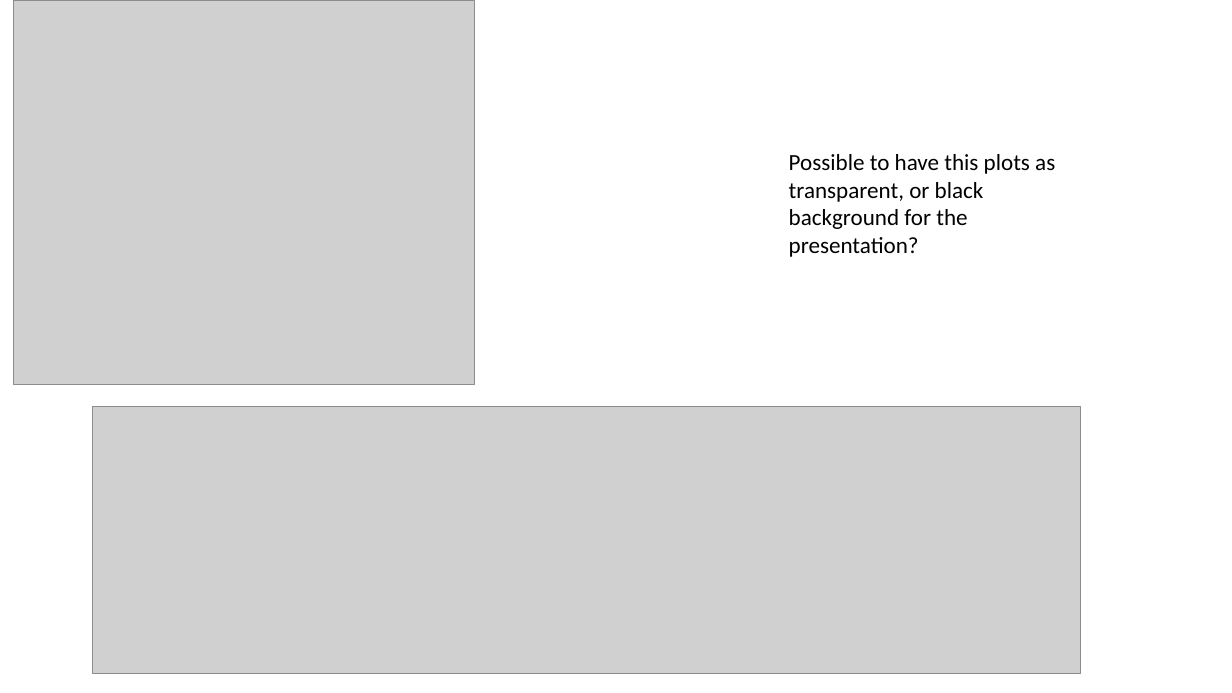
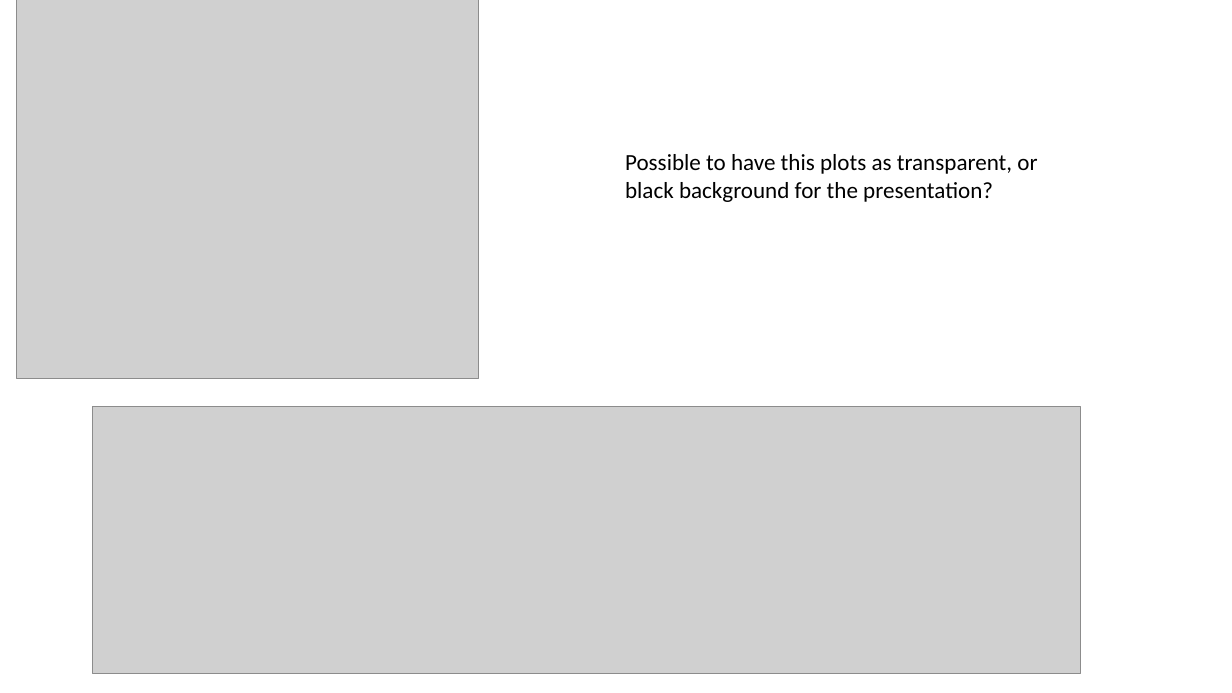
Before and after one commit to paocarvajal1912/vixx-token-dapp, a slide deck: slide 13 of Adaboost_ML_Model.pptx (slide 10 before the commit). Drawn at 1232x693 pixels with LibreOffice and Linux fonts; fonts in the diff are those of the drawing; grey boxes stand for pictures. Boxes give left, top, right and bottom in pixels: in the first picture for what was removed or moved away, otherwise in the second. Text is boxed around its words. In the diff, an @@ line names an element or a change of style, - is before the commit and + after.

```diff
--- a/Adaboost_ML_Model.pptx
+++ b/Adaboost_ML_Model.pptx
@@ picture: place and size @@
-picture at [13, 0, 474, 384]
+picture at [17, 0, 478, 379]
@@ text "Possible to have this plots ..." rewrapped from [789, 154, 1055, 257] to [625, 154, 1037, 202] @@
```
Also in this commit, not shown: 2 other slides changed, 4 slides added, 1 slide removed, 6 other files.
